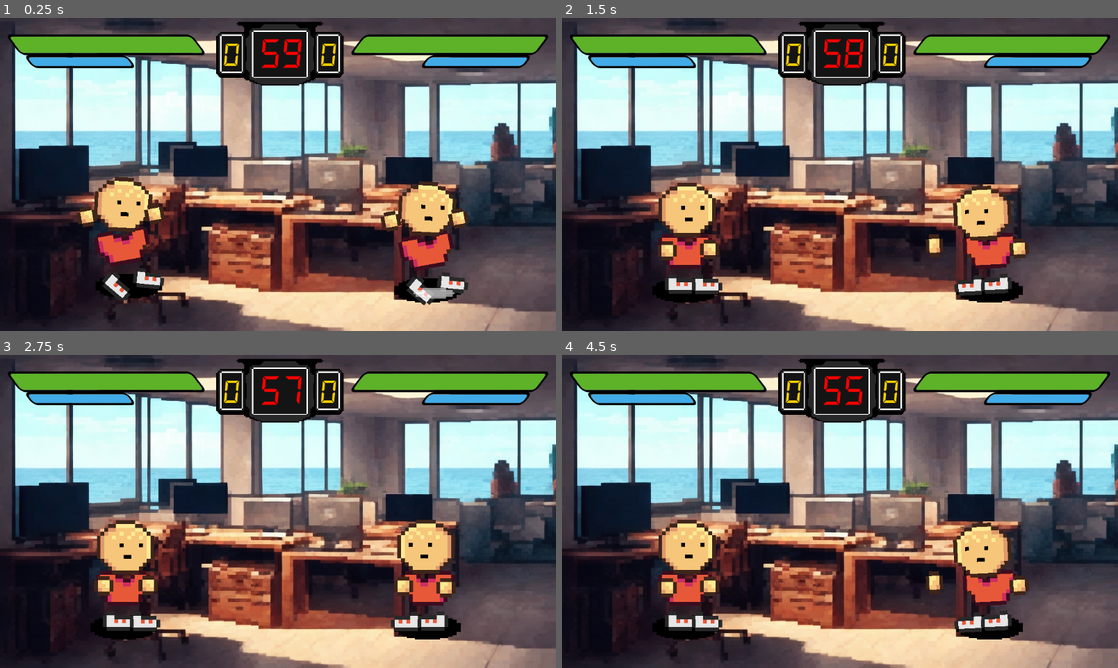
Above: before the commit, frames 1-4 (two rows, left to right).
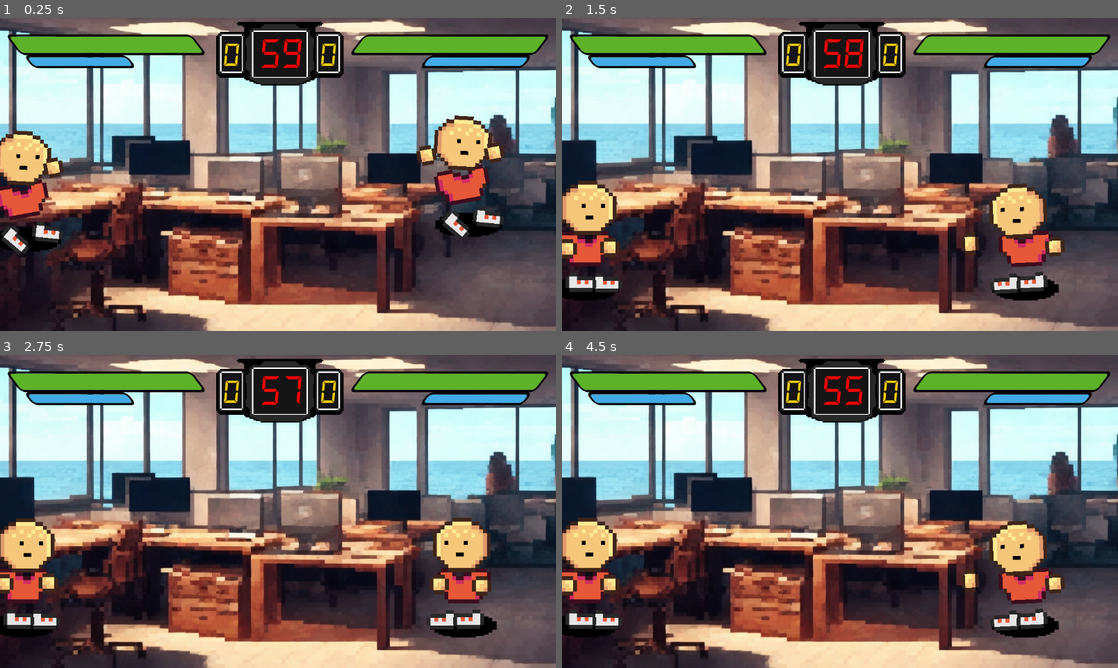
Above: after the commit, the same moments.

Repository: stranker/actionweek2023
Game: Godot game, scene res://Scenes/game_scene.tscn
The game is run twice, just before and just after one commit, with the same random seed, the same clock (stepped at 60 frames per second) and the same inputs. The engine's default icon, where the game draws it, is replaced by a stand-in: a white triangle on a blue panel in a dark square.
Inputs:
- Up to frame 1 (0.25 s): no input
- Up to frame 2 (1.5 s): tap E (attack1) at 0.6 s; tap N (attack2) at 1.35 s
- Up to frame 3 (2.75 s): tap E (attack1) at 2.1 s
- Up to frame 4 (4.5 s): tap N (attack2) at 2.85, 4.35 s; tap E (attack1) at 3.6 s

The runs differ from the first frame. In frame 1, 55% of the frame differs, in the area x 0-100%, y 0-100%; in frame 2, 55%; in frame 3, 55%; in frame 4, 55%.

Commit message:
Fix round end issue

Diff:
--- a/Action Week/Objects/dummy.gd
+++ b/Action Week/Objects/dummy.gd
@@ -91,18 +91,14 @@
 	pass
 
 func reset_player():
+	global_position = start_position
+	$AnimationPlayer.play("RESET")
 	hp = max_hp
 	hp_update.emit(hp)
 	guard_stamina = max_guard_stamina
 	guard_stamina_update.emit(guard_stamina)
+	is_dead = false
 	set_state(State.IDLE)
-	$CollisionShape2D.set_deferred("disabled", true)
-	await get_tree().create_timer(0.01).timeout
-	global_position = start_position
-	await get_tree().create_timer(0.01).timeout
-	$CollisionShape2D.set_deferred("disabled", false)
-	$AnimationPlayer.play("RESET")
-	is_dead = false
 	pass
 
 func _process(delta): #Update()
--- a/Action Week/Objects/dummy.tscn
+++ b/Action Week/Objects/dummy.tscn
@@ -235,14 +235,14 @@
 tracks/15/type = "value"
 tracks/15/imported = false
 tracks/15/enabled = true
-tracks/15/path = NodePath("Visible/Skin/GrabArea/CollisionShape2D:disabled")
+tracks/15/path = NodePath("CollisionShape2D:disabled")
 tracks/15/interp = 1
 tracks/15/loop_wrap = true
 tracks/15/keys = {
 "times": PackedFloat32Array(0),
 "transitions": PackedFloat32Array(1),
 "update": 1,
-"values": [true]
+"values": [false]
 }
 
 [sub_resource type="Animation" id="Animation_10vaa"]
@@ -1259,6 +1259,18 @@
 "transitions": PackedFloat32Array(1),
 "update": 0,
 "values": [Vector2(1, 1)]
+}
+tracks/14/type = "value"
+tracks/14/imported = false
+tracks/14/enabled = true
+tracks/14/path = NodePath("CollisionShape2D:rotation")
+tracks/14/interp = 1
+tracks/14/loop_wrap = true
+tracks/14/keys = {
+"times": PackedFloat32Array(0),
+"transitions": PackedFloat32Array(1),
+"update": 0,
+"values": [0.0]
 }
 
 [sub_resource type="Animation" id="Animation_wbda6"]
@@ -1487,6 +1499,8 @@
 [node name="Dummy" type="CharacterBody2D" node_paths=PackedStringArray("attack_collision", "right_attack_area", "left_attack_area", "grab_area") groups=["Player"]]
 collision_layer = 0
 collision_mask = 2
+floor_stop_on_slope = false
+floor_max_angle = 0.0
 script = ExtResource("1_3prxl")
 SPEED = 800.0
 JUMP_VELOCITY = -1000.0
@@ -1594,6 +1608,7 @@
 player = NodePath("../..")
 
 [node name="CollisionShape2D" type="CollisionShape2D" parent="."]
+z_index = 5
 position = Vector2(5, -21)
 shape = SubResource("CapsuleShape2D_gkrhc")
 
--- a/Action Week/Scenes/game_scene.tscn
+++ b/Action Week/Scenes/game_scene.tscn
@@ -23,12 +23,34 @@
 font_size = 72
 font_color = Color(1, 0.819608, 0, 1)
 
+[sub_resource type="GDScript" id="GDScript_udbk3"]
+resource_name = "main_camera"
+script/source = "extends Camera2D
+
+var players : Array
+@export var max_x : float = 60
+@onready var start_x : float = global_position.x
+
+# Called when the node enters the scene tree for the first time.
+func _ready():
+	players = get_tree().get_nodes_in_group(\"Player\")
+	pass # Replace with function body.
+
+
+# Called every frame. 'delta' is the elapsed time since the previous frame.
+func _process(delta):
+	var middle_x = abs(players[0].global_position.x + players[1].global_position.x) * 0.5
+	global_position.x = lerp(global_position.x, middle_x, delta * 5)
+	global_position.x = clamp(global_position.x, start_x - max_x, start_x + max_x)
+	pass
+"
+
 [node name="GameScene" type="Node2D"]
 script = ExtResource("1_7qcci")
 round_time = 60.0
 
 [node name="Dummy" parent="." node_paths=PackedStringArray("enemy_player") instance=ExtResource("1_w4v2a")]
-position = Vector2(256, 403)
+position = Vector2(96, 311)
 id = 1
 enemy_player = NodePath("../Dummy2")
 player_layer = 1
@@ -36,7 +58,7 @@
 enemy_layer = 4
 
 [node name="Dummy2" parent="." node_paths=PackedStringArray("enemy_player") instance=ExtResource("1_w4v2a")]
-position = Vector2(886, 413)
+position = Vector2(1024, 280)
 id = 2
 enemy_player = NodePath("../Dummy")
 player_layer = 4
@@ -55,33 +77,9 @@
 [node name="CollisionShape2D" type="CollisionShape2D" parent="Floor"]
 shape = SubResource("RectangleShape2D_pmhbl")
 
-[node name="Floor2" type="StaticBody2D" parent="."]
-position = Vector2(1218, 509)
-rotation = -1.5708
-collision_layer = 2
-collision_mask = 9
-
-[node name="Sprite2D" type="Sprite2D" parent="Floor2"]
-scale = Vector2(18.7031, 1)
-texture = ExtResource("2_ipkcv")
-
-[node name="CollisionShape2D" type="CollisionShape2D" parent="Floor2"]
-shape = SubResource("RectangleShape2D_pmhbl")
-
-[node name="Floor3" type="StaticBody2D" parent="."]
-position = Vector2(-64, 504)
-rotation = -1.5708
-collision_layer = 2
-collision_mask = 9
-
-[node name="Sprite2D" type="Sprite2D" parent="Floor3"]
-scale = Vector2(18.7031, 1)
-texture = ExtResource("2_ipkcv")
-
-[node name="CollisionShape2D" type="CollisionShape2D" parent="Floor3"]
-shape = SubResource("RectangleShape2D_pmhbl")
-
 [node name="Background" type="Sprite2D" parent="."]
+position = Vector2(-72, -40)
+scale = Vector2(1.12346, 1.12346)
 texture = ExtResource("5_oiqdb")
 centered = false
 
@@ -184,6 +182,39 @@
 volume_db = -8.0
 autoplay = true
 
+[node name="Camera2D" type="Camera2D" parent="."]
+position = Vector2(480, 328)
+offset = Vector2(100, 0)
+script = SubResource("GDScript_udbk3")
+
+[node name="Floor2" type="StaticBody2D" parent="Camera2D"]
+position = Vector2(744, -20)
+rotation = -1.5708
+collision_layer = 2
+collision_mask = 9
+
+[node name="Sprite2D" type="Sprite2D" parent="Camera2D/Floor2"]
+visible = false
+scale = Vector2(18.7031, 1)
+texture = ExtResource("2_ipkcv")
+
+[node name="CollisionShape2D" type="CollisionShape2D" parent="Camera2D/Floor2"]
+shape = SubResource("RectangleShape2D_pmhbl")
+
+[node name="Floor3" type="StaticBody2D" parent="Camera2D"]
+position = Vector2(-542, 201)
+rotation = -1.5708
+collision_layer = 2
+collision_mask = 9
+
+[node name="Sprite2D" type="Sprite2D" parent="Camera2D/Floor3"]
+visible = false
+scale = Vector2(18.7031, 1)
+texture = ExtResource("2_ipkcv")
+
+[node name="CollisionShape2D" type="CollisionShape2D" parent="Camera2D/Floor3"]
+shape = SubResource("RectangleShape2D_pmhbl")
+
 [connection signal="end_round" from="." to="UI" method="_on_game_scene_end_round"]
 [connection signal="time_left" from="." to="UI" method="_on_game_scene_time_left"]
 [connection signal="timeout" from="RoundTimer" to="." method="_on_round_timer_timeout"]
Not shown: 1 places in Action Week/Scenes/game_scene.tscn that only renumber resources
